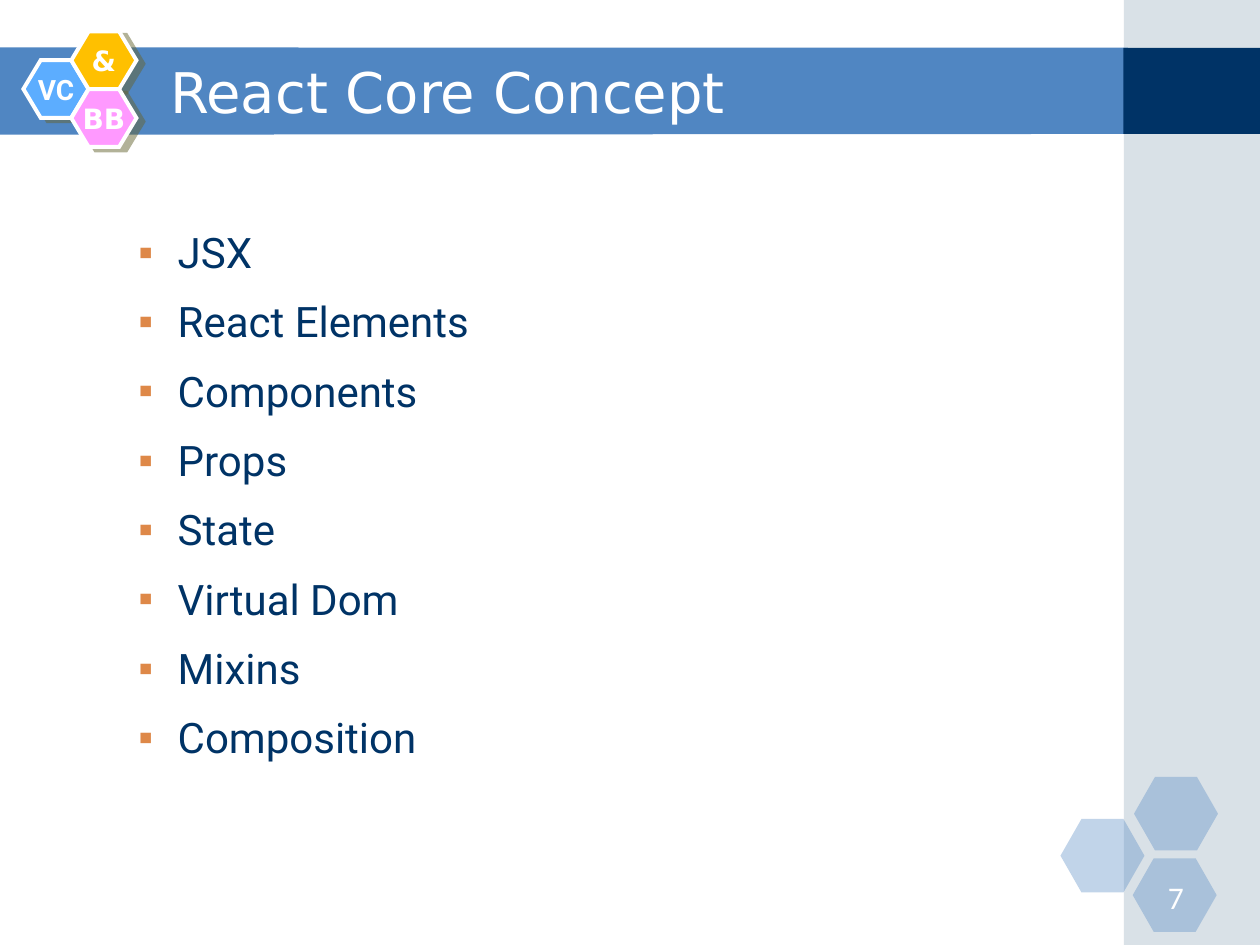
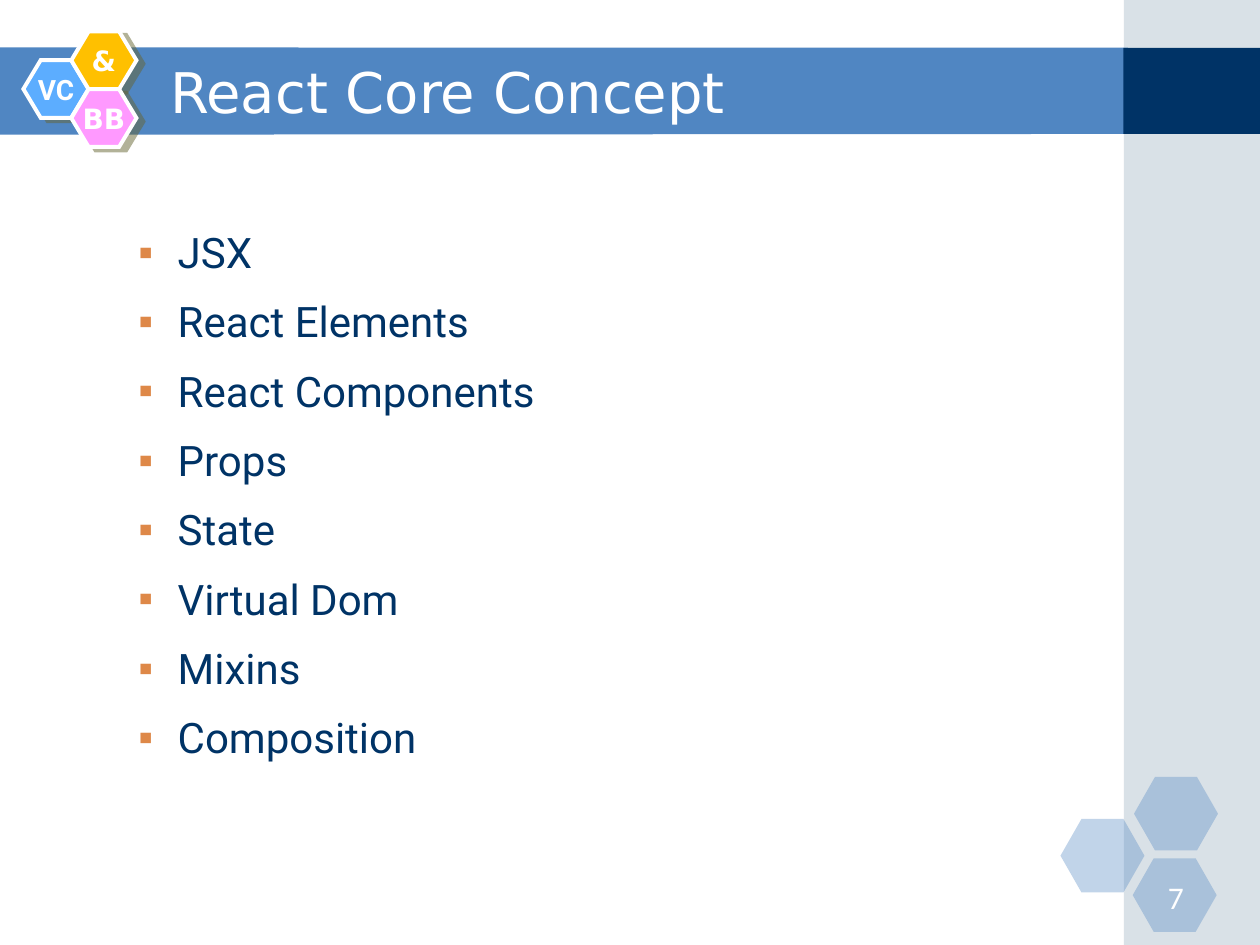
Before and after one commit to nguyenminhtiend/React-Document, a slide deck: slide 7 of React_Slide.pptx. Drawn at 1260x945 pixels with LibreOffice and Linux fonts; fonts in the diff are those of the drawing. Boxes give left, top, right and bottom in pixels: in the first picture for what was removed or moved away, otherwise in the second. Text is boxed around its words. In the diff, an @@ line names an element or a change of style, - is before the commit and + after.

```diff
--- a/React_Slide.pptx
+++ b/React_Slide.pptx
@@ text at (178, 376, 535, 416): text changed @@
-  ▪ Components
+  ▪ React Components
```
Also in this commit, not shown: 3 other slides changed, 4 slides added, 10 other files.
